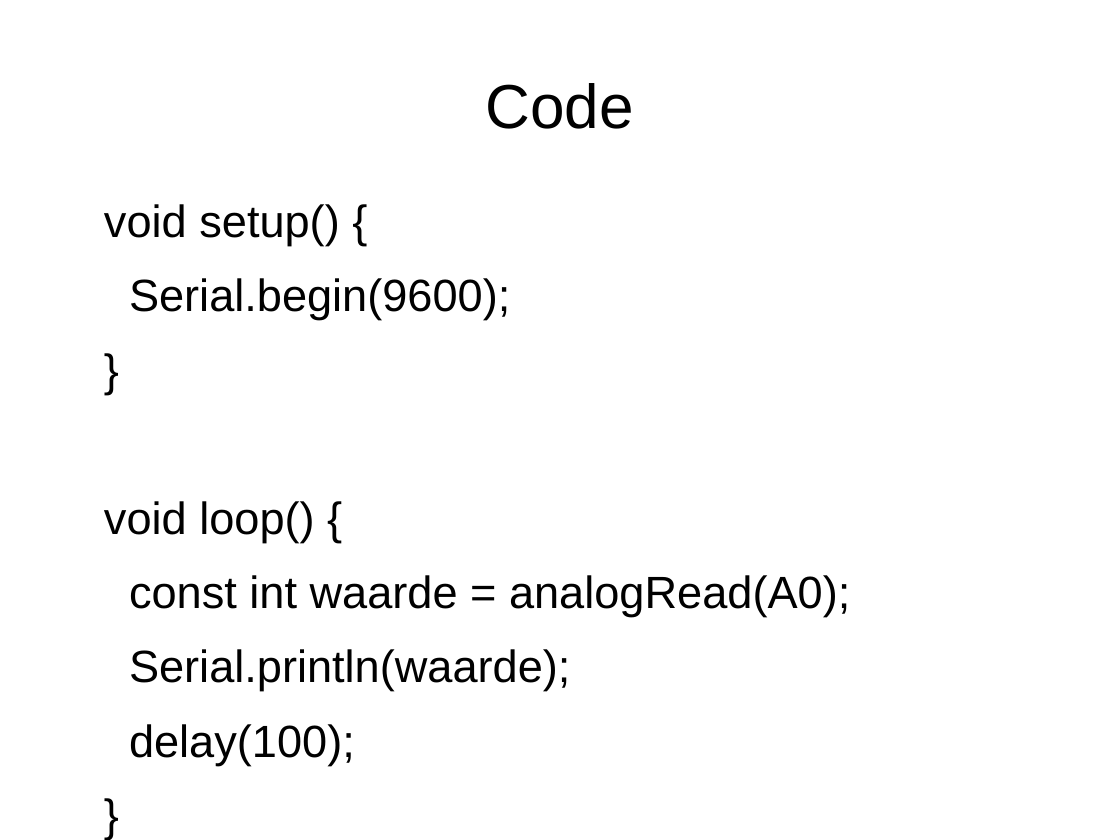
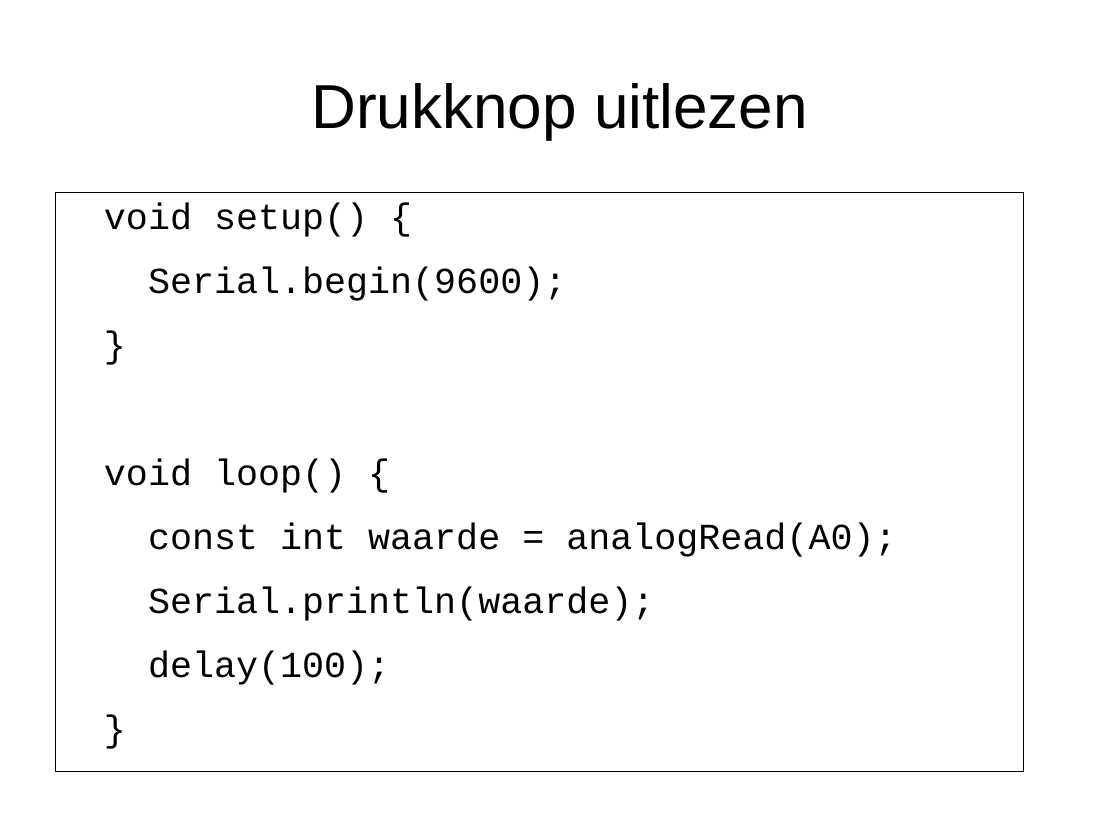
Before and after one commit to djog/arduino_cursus, a slide deck: slide 12 of Raw/Drukknop.odp. Drawn at 1120x840 pixels with LibreOffice and Linux fonts; fonts in the diff are those of the drawing. Boxes give left, top, right and bottom in pixels: in the first picture for what was removed or moved away, otherwise in the second. Text is boxed around its words. In the diff, an @@ line names an element or a change of style, - is before the commit and + after.

```diff
--- a/Raw/Drukknop.odp
+++ b/Raw/Drukknop.odp
@@ title at box(311, 83, 808, 139): text changed @@
-Code
+Drukknop uitlezen
@@ text "void setup() {": place and size @@
-text "void setup() {" at box(104, 204, 850, 765)
+text "void setup() {" at box(56, 193, 1024, 772)
@@ text "void setup() {" at box(56, 193, 1024, 772): size 32 to 26 pt, font Arial to Courier New; outline none to #000000 0 pt @@
```
Also in this commit, not shown: 5 other slides changed, 15 other files.
